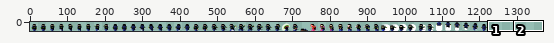
A sprite sheet gets an edit: Assets/Resources/spritesheets/perso1.png. Above: a wide view before the commit, with the close-up outlined.
Close-up. Earlier state:
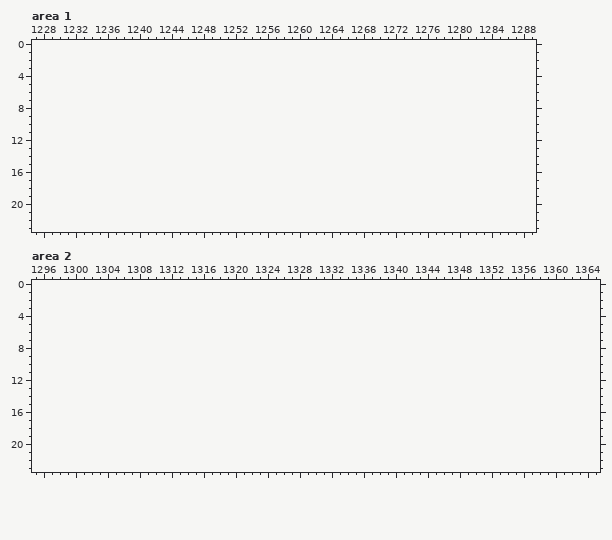
The file is 1224x24 pixels. Colours within 5 levels of each other are drawn and written as one. Shown: area 1: x 1227..1289, y 0..23; area 2: x 1295..1365, y 0..23. The old version is drawn lined up with the new one, on the new canvas. The wide view leaves out empty margins.
After:
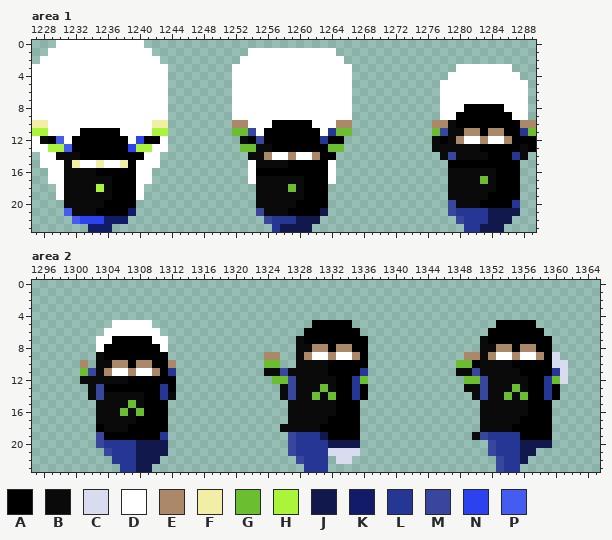
Palette (. is transparent): A #000000  B #0a0a0a  C #d9dcee  D #ffffff  E #aa8868  F #f3eea5  G #6abe30  H #aaf539  J #11194c  K #111b67  L #263694  M #38469d  N #2c42ef  P #455cf1
What changed:
canvas 1224x24 -> 1368x24
--- area 1
@@ x 1227..1289 @@
- 0 ...............................................................
- 1 ...............................................................
- 2 ...............................................................
- 3 ...............................................................
- 4 ...............................................................
- 5 ...............................................................
- 6 ...............................................................
- 7 ...............................................................
- 8 ...............................................................
- 9 ...............................................................
-10 ...............................................................
-11 ...............................................................
-12 ...............................................................
-13 ...............................................................
-14 ...............................................................
-15 ...............................................................
-16 ...............................................................
-17 ...............................................................
-18 ...............................................................
-19 ...............................................................
-20 ...............................................................
-21 ...............................................................
-22 ...............................................................
-23 ...............................................................
+ 0 ...DDDDDDDDDDD.................................................
+ 1 ..DDDDDDDDDDDDD............DDDDDDDDDDD.........................
+ 2 .DDDDDDDDDDDDDDD..........DDDDDDDDDDDDD........................
+ 3 DDDDDDDDDDDDDDDDD........DDDDDDDDDDDDDDD.............DDDDDDD...
+ 4 DDDDDDDDDDDDDDDDD........DDDDDDDDDDDDDDD............DDDDDDDDD..
+ 5 DDDDDDDDDDDDDDDDD........DDDDDDDDDDDDDDD...........DDDDDDDDDDD.
+ 6 DDDDDDDDDDDDDDDDD........DDDDDDDDDDDDDDD...........DDDDDDDDDDD.
+ 7 DDDDDDDDDDDDDDDDD........DDDDDDDDDDDDDDD...........DDDDDDDDDDD.
+ 8 DDDDDDDDDDDDDDDDD........DDDDDDDDDDDDDDD...........DDDAAAAADDD.
+ 9 DDDDDDDDDDDDDDDDD........DDDDDDDDDDDDDDD...........DDAAAAAAADD.
+10 FFDDDDDDDDDDDDDFF........EEDDDAAAAADDDEE..........EEBAAAAAAAAEE
+11 HHDDDDAAAAADDDDHH........GGMDAAAAAAADLGG..........GMBBEEAEEAALG
+12 DBAPDAAAAAAADNAAD.........BAMAAAAAAALAA...........BABEDDEDDEAAA
+13 DDHHPAAAAAAANHHDD.........GGBBAAAAAAAGG...........BBBBBBAAAAABA
+14 .DDBBBAAAAAAAADD...........BBEDDEDDEAA.............BMBBBBAAALB.
+15 .DDDBFDDFDDFADDD...........DBBBBAAAAAD..............AAAAAAAAA..
+16 ..DDBBBBAAAAADD............DAAAAAAAAAD..............BBBBBBAAA..
+17 ..DDBBBBBBAAADD............DBBBBBBAAAD..............BBBBGBAAA..
+18 ...DBBBBHBAAAD..............BBBBGBAAA...............BBBBBBAAA..
+19 ...DBBBBBBAAAD..............BBBBBBAAA...............BBBBBAAAA..
+20 ....BBBBBAAAA...............BBBBBAAAA...............MBBBAAAAL..
+21 ....PBBBAAAAK...............MBBBAAAAJ...............MLLLLJJJJ..
+22 .....PNNNKKK.................MLLLJJJ.................MLLLJJJ...
+23 .......KKK....................LJJJJ...................LLJJJ....
--- area 2
@@ x 1295..1365 @@
  4 .......................................................................
- 5 .......................................................................
- 6 .......................................................................
- 7 .......................................................................
- 8 .......................................................................
- 9 .......................................................................
-10 .......................................................................
-11 .......................................................................
-12 .......................................................................
-13 .......................................................................
-14 .......................................................................
-15 .......................................................................
-16 .......................................................................
-17 .......................................................................
-18 .......................................................................
-19 .......................................................................
-20 .......................................................................
-21 .......................................................................
-22 .......................................................................
-23 .......................................................................
+ 5 ..........DDDDD....................AAAAA..................AAAAA........
+ 6 .........DDDDDDD..................AAAAAAA................AAAAAAA.......
+ 7 ........DDAAAAADD................BAAAAAAAA..............BAAAAAAAA......
+ 8 ........DAAAAAAAD................BBEEAEEAA..............BBEEAEEAA......
+ 9 ........BAAAAAAAA............EE..BEDDEDDEA............EEBEDDEDDEAC.....
+10 ......E.BBEEAEEAAE...........GG..BBBBAAAAA...........GGABBBBAAAAACC....
+11 ......GMBEDDEDDEAL...........BBMBBBBBAAAAL...........BBMBBBBBAAAALC....
+12 ......BBBBBBAAAAAA............GGMBBBBBAALG............GGMBBBBBAALGC....
+13 .......BMAAAAAAALA.............BMBBBGBAALA............BBMBBBGBAALA.....
+14 .......BMBBBBBAALB.............BMBBGBGAALA.............BMBBGBGAALA.....
+15 ........BBBBGBAAA...............BBBBBBAAA...............BBBBBBAAA......
+16 ........BBBGBGAAA...............BBBBBBAAA...............BBBBBBAAA......
+17 ........BBBBBAAAA...............BBBBBAAAA...............BBBBBAAAA......
+18 ........ABBBAAAAA..............BBBBBAAAAA...............BBBBAAAAA......
+19 ........MAAAAAAAL...............MLLLJAAAA..............BMLLLLAAAA......
+20 ........MLLLLJJJJ...............MLLLLJJJJ................MLLLJJJJ......
+21 .........MLLLJJJJ...............MLLLLCCCC................MLLLJJ........
+22 ..........LLLJJJ.................MLLL.CC..................MLLJ.........
+23 ...........LLJJ...................LLL.....................MLL..........
Pixel boxes of the changes (left, top, right, bottom) in both close-ups:
added: (32, 40, 168, 232)
added: (232, 48, 352, 232)
added: (432, 64, 536, 232)
added: (80, 320, 176, 472)
added: (264, 320, 368, 472)
added: (456, 320, 568, 472)
